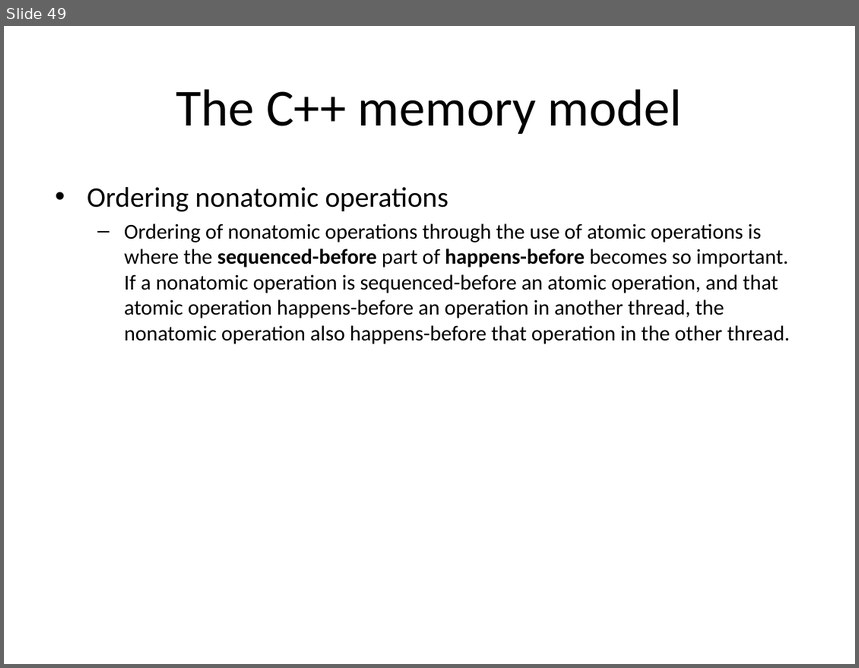
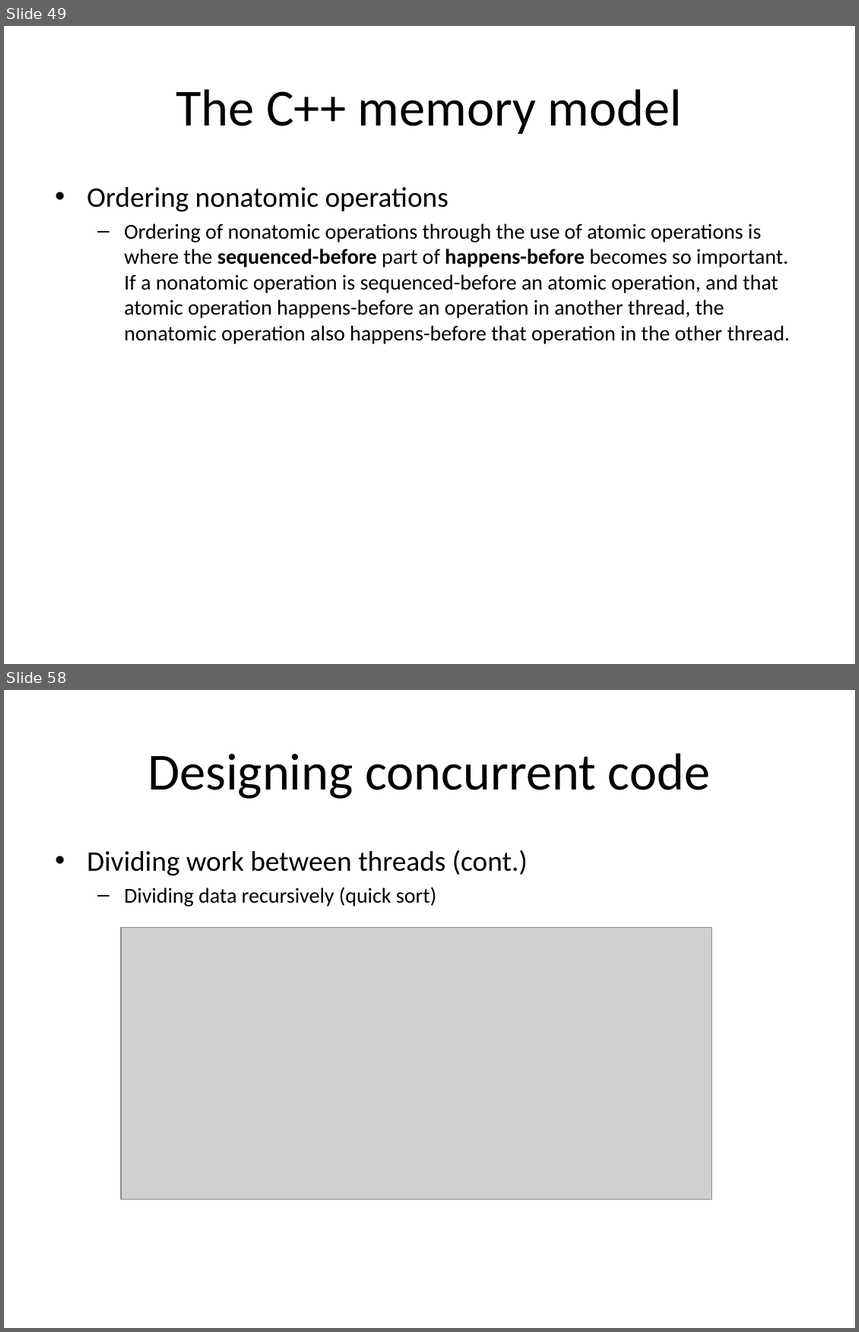
Before and after one commit to chenziliang/summary-of-the-books, a slide deck: CPPCIA.pptx. Shown one above the other, each under a label of ours: slide 49 before the commit, slides 49 and 58 after it; the slides between them are not shown. The pictures are 859x668 and 859x1332 pixels, drawn with LibreOffice and Linux fonts; fonts in the diff are those of the drawing; grey boxes stand for pictures. Boxes give left, top, right and bottom in pixels: in the first picture for what was removed or moved away, otherwise in the second. Text is boxed around its words. In the diff, an @@ line names an element or a change of style, - is before the commit and + after.

```diff
--- a/CPPCIA.pptx
+++ b/CPPCIA.pptx
@@ slide 58 added at box(4, 690, 855, 1328), background #FFFFFF @@
@@ title added at box(148, 753, 710, 799), 44 pt, text #000000 @@
+Designing concurrent code
@@ text added at box(87, 850, 528, 907), 18 pt, text #000000 @@
+• Dividing work between threads (cont.)
+  – Dividing data recursively (quick sort)
@@ picture added at box(122, 927, 712, 1199) @@
```
Also in this commit, not shown: 19 other slides added.
